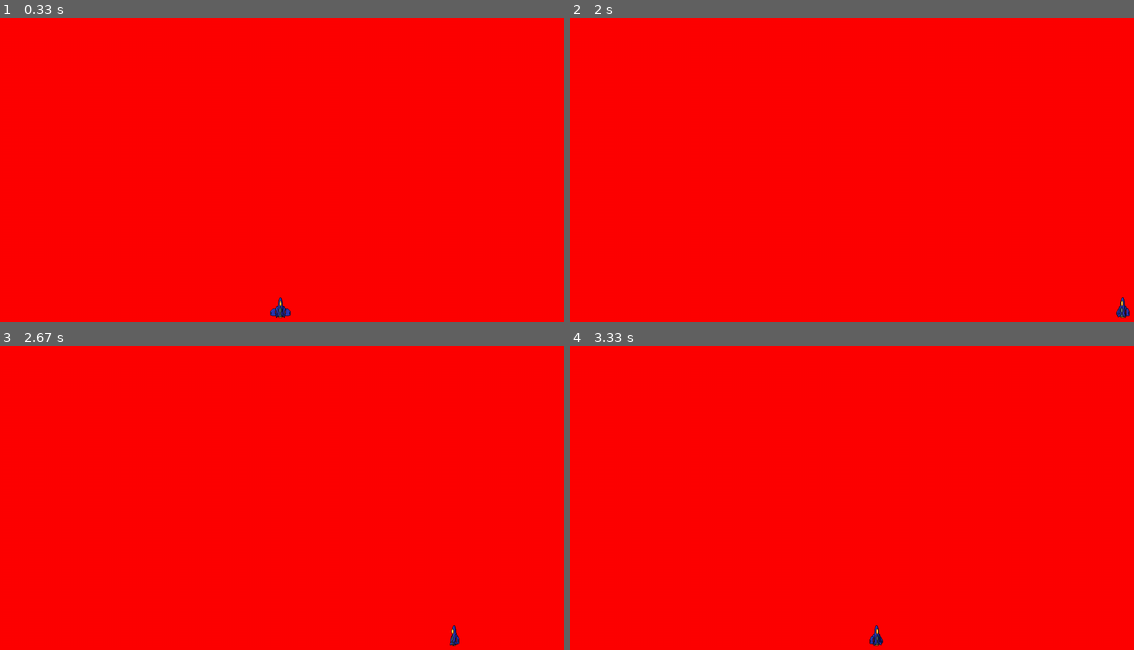
Above: before the commit, frames 1-4 (two rows, left to right).
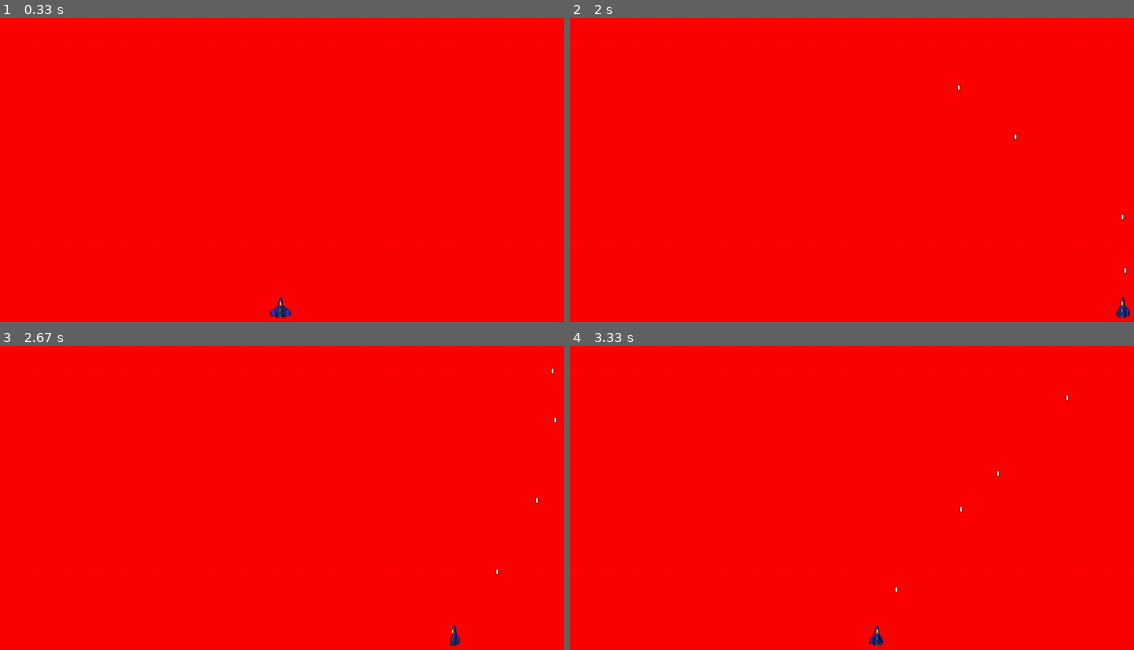
Above: after the commit, the same moments.

Repository: lucas-1120319/Ace-Pygame
Game: pygame game, started from main.py
Two runs of this game, one before a commit and one after it. Both use one fixed random seed, a clock stepped at 60 frames per second and the inputs below.
Inputs:
- Up to frame 1 (0.33 s): no input
- Up to frame 2 (2 s): hold Space 0.33-0.8 s; hold D 0.33-0.8 s; hold D 0.83-1.3 s; tap Space at 0.9, 1.2, 1.4, 1.7, 1.9 s; hold D 1.33-1.8 s; hold A from 1.83 s (still down)
- Up to frame 3 (2.67 s): tap Space at 2.2, 2.47 s; release A at 2.37 s; hold A from 2.4 s (still down)
- Up to frame 4 (3.33 s): tap Space at 2.77, 2.9, 3.2 s; release A at 2.8 s; hold D from 2.83 s (still down)

Frame 1 is identical in both runs. In frame 2, less than 0.1% of the frame differs, in the area x 68-99%, y 21-85%; in frame 3, less than 0.1%; in frame 4, less than 0.1%.

Commit message:
bullets are shooting with del at top and image

Diff:
--- /dev/null
+++ b/entities/bullet.py
@@ -0,0 +1,25 @@
+import pygame
+
+class Bullet():
+
+    def __init__(self, screen, position):
+        self.screen = screen
+        self.speed = 10
+        self.position = position
+        self.direction = (0, 1)
+        self.damage = 10
+        self.img = pygame.image.load("Assets/Projectiles And Explosions/Projectile02.png").convert_alpha()
+        self.img = pygame.transform.flip(self.img, False, True)
+        self.rect = self.img.get_rect(center=(self.position[0],  self.position[1]))
+        screen.blit(self.img, self.rect)
+
+    def update(self):
+        self.rect.y -= self.speed
+        if self.rect.top < self.screen.get_rect().top:
+            return True
+        else:
+            self.screen.blit(self.img, self.rect)
+            return False
+
+    def spawn(self):
+        print("spawn")
--- a/main.py
+++ b/main.py
@@ -2,6 +2,7 @@
 from pygame import mixer
 
 from entities.player import Player
+from entities.bullet import Bullet
 
 pygame.init()
 mixer.init()
@@ -13,7 +14,8 @@
 clock = pygame.time.Clock()
 FRAMES_PER_SECOND = 60
 game_clock = pygame.time.Clock()
-player_class = Player(screen)
+player = Player(screen)
+bullets = []
 
 # load sfx for player movement
 player_move_left_sfx = pygame.mixer.Sound("Assets/Sound_Effects/player-whoosh.wav")
@@ -23,16 +25,20 @@
 player_move_left_sfx.set_volume(0.5)
 player_move_right_sfx.set_volume(0.5)
 
+def shoot():
+    bullet = Bullet(screen, (player.playerRect.center[0], player.playerRect.top))
+    bullets.append(bullet)
 
 def key_pressed():
     pressed_keys = pygame.key.get_pressed()
     if pressed_keys[pygame.K_a]:
-        player_class.move(-1) # left
+        player.move(-1) # left
     elif pressed_keys[pygame.K_d]:
-        player_class.move(1) # right
+        player.move(1) # right
     else:
-        player_class.move(0) #default (glide)
-    player_class.update()
+        player.move(0) #default (glide)
+
+    player.update()
 
 
 while True:
@@ -47,9 +53,15 @@
                 player_move_left_sfx.play(maxtime=200)
             if event.key == pygame.K_d:
                 player_move_right_sfx.play(maxtime=200)
+            if event.key == pygame.K_SPACE:
+                shoot()
 
     screen.fill("red")
     key_pressed()
+    if len(bullets):
+        for bullet in bullets:
+            if bullet.update():  # if update() returns True, bullet is off-screen
+                bullets.remove(bullet)
     pygame.display.flip()
     game_clock.tick(FRAMES_PER_SECOND)
 
